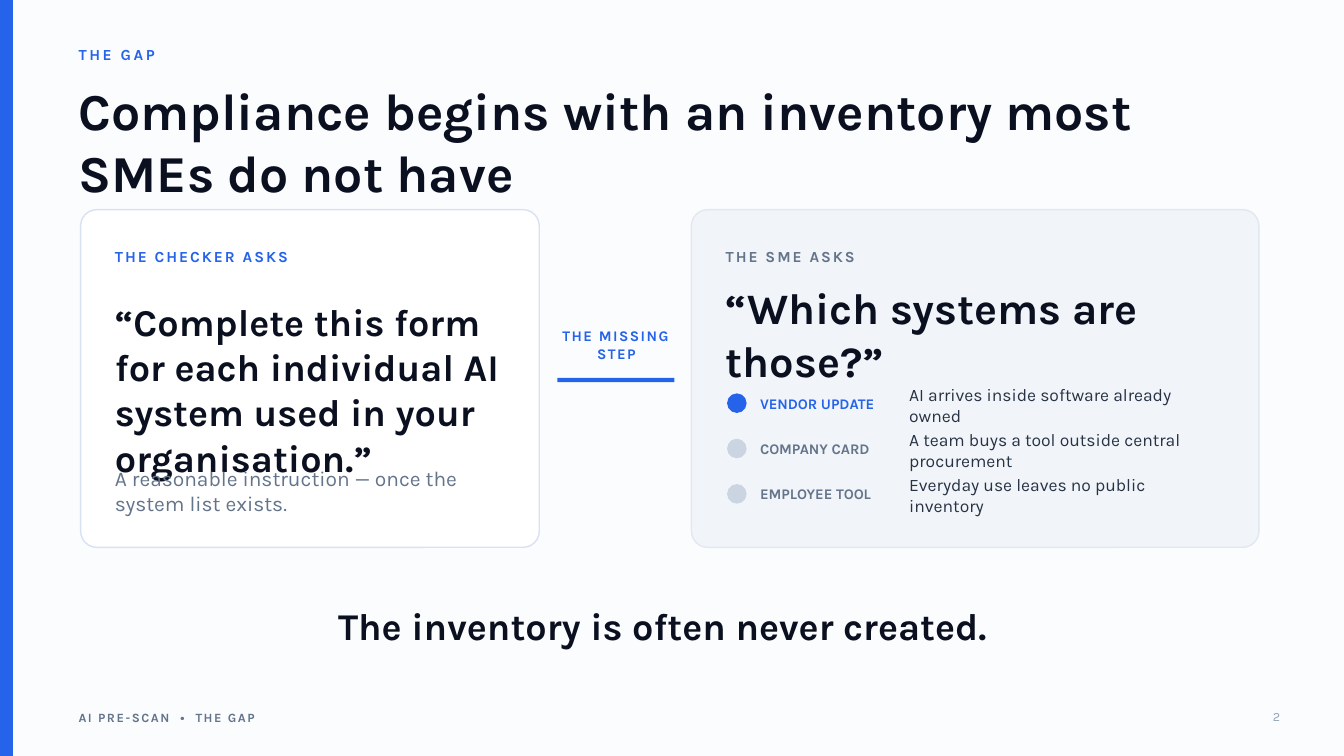
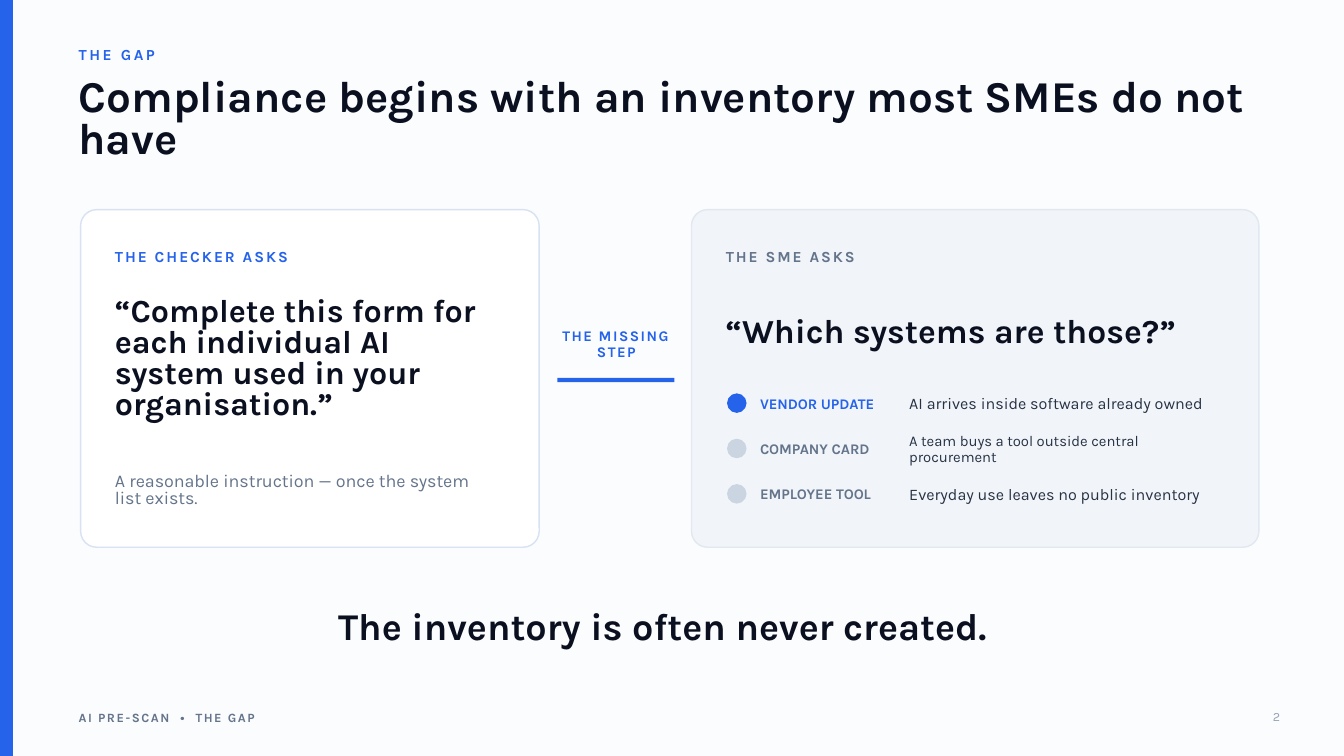
Before and after one commit to nyelugo/PROJECT-AI-Pre-Scan, a slide deck: slide 2 of docs/ai-pre-scan-presentation.pptx. Drawn at 1344x756 pixels with LibreOffice and Linux fonts; fonts in the diff are those of the drawing. Boxes give left, top, right and bottom in pixels: in the first picture for what was removed or moved away, otherwise in the second. Text is boxed around its words. In the diff, an @@ line names an element or a change of style, - is before the commit and + after.

```diff
--- a/docs/ai-pre-scan-presentation.pptx
+++ b/docs/ai-pre-scan-presentation.pptx
@@ text "Compliance begins with an inventory ..." at [79,80,1244,155]: size 37 to 31.4 pt; line spacing 1 to 0.8 @@
@@ text "THE MISSING STEP" at [115,252,147,262]: line spacing 1 to 0.9 @@
@@ text "“Complete this form for each ..." at [115,299,476,423]: size 27 to 22.9 pt; line spacing 1 to 0.8 @@
@@ text "“Which systems are those?”" at [726,319,1175,352]: size 31 to 24 pt; line spacing 1 to 0.8 @@
@@ text "AI arrives inside software already ..." at [909,398,1203,413]: size 12.5 to 11.6 pt; line spacing 1 to 0.9 @@
@@ text "A team buys a tool ..." at [909,436,1138,466]: size 12.5 to 10.6 pt; line spacing 1 to 0.9 @@
@@ text "A reasonable instruction — once ..." at [115,475,469,504]: size 15 to 12.8 pt; line spacing 1 to 0.8 @@
@@ text "Everyday use leaves no public ..." at [909,489,1200,504]: size 12.5 to 11.6 pt; line spacing 1 to 0.9 @@
```
Also in this commit, not shown: 9 other slides changed, 1 other file.
